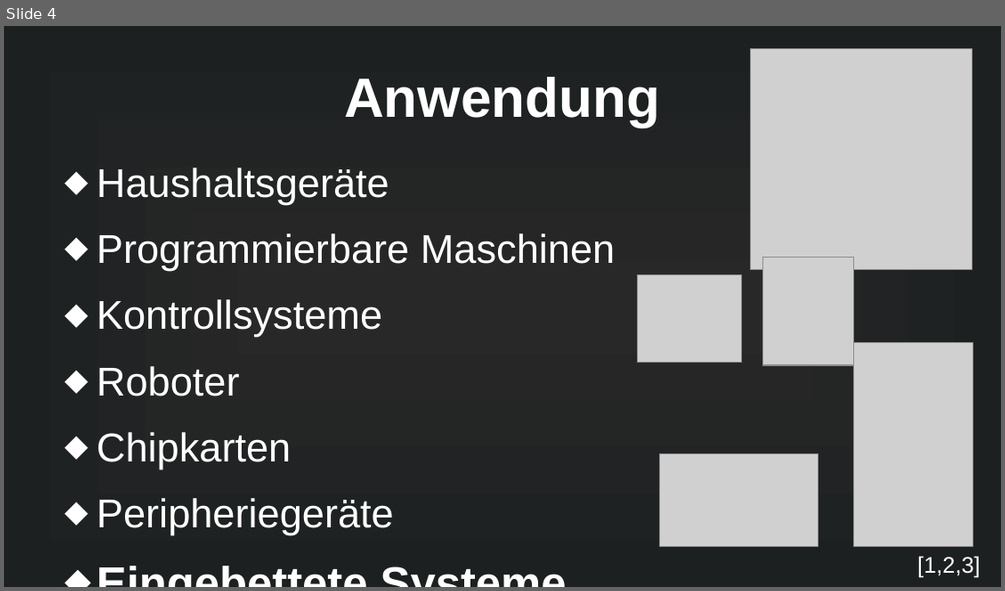
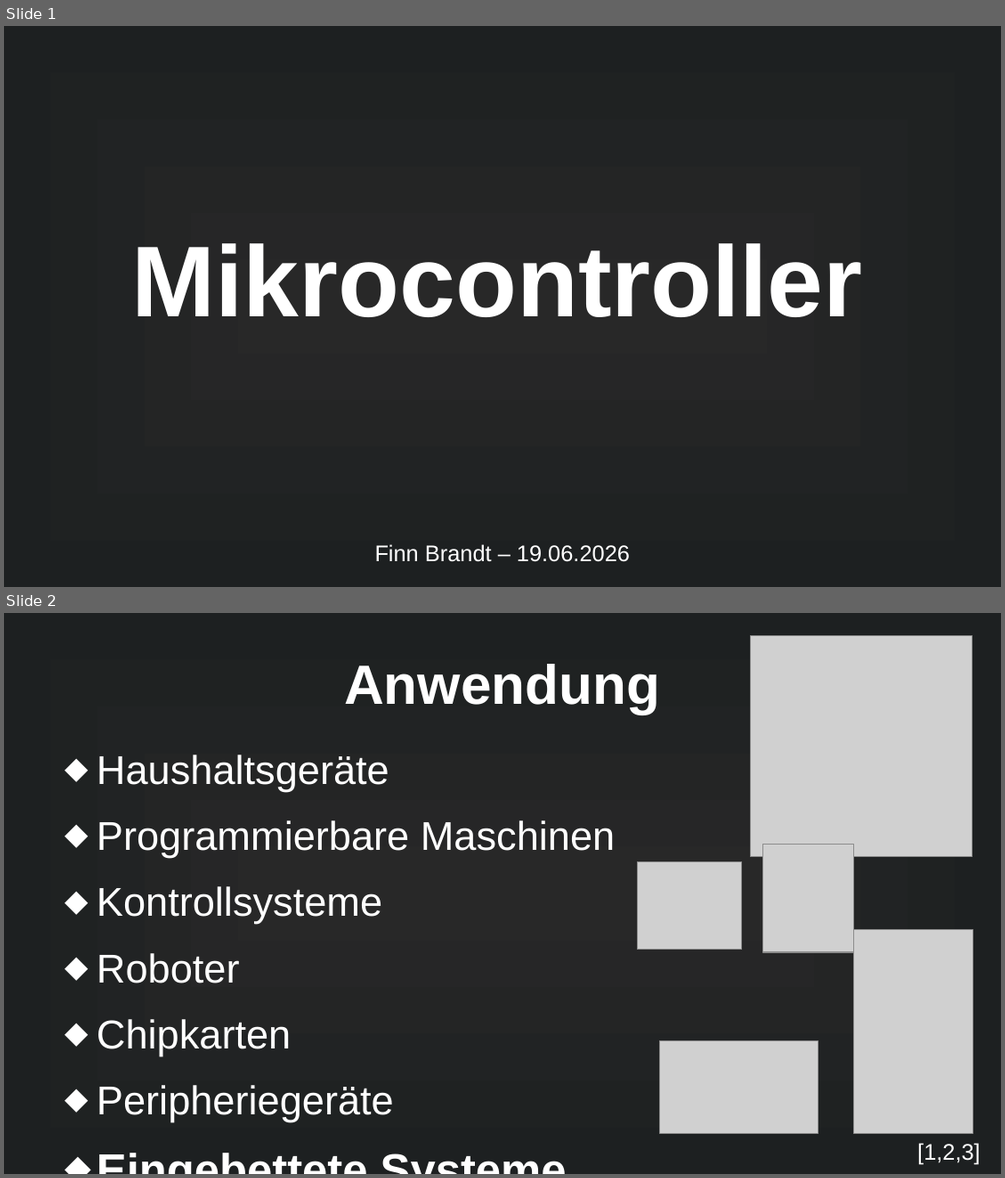
Before and after one commit to MuffinKran24/IMP_GFS, a slide deck: Mikrocontroller_GFS.pptx. Shown one above the other, each under a label of ours: slide 4 before the commit, slides 1 and 2 after it. The pictures are 1005x591 and 1005x1178 pixels, drawn with LibreOffice and Linux fonts; fonts in the diff are those of the drawing; grey boxes stand for pictures. Boxes give left, top, right and bottom in pixels: in the first picture for what was removed or moved away, otherwise in the second. Text is boxed around its words. In the diff, an @@ line names an element or a change of style, - is before the commit and + after.

```diff
--- a/Mikrocontroller_GFS.pptx
+++ b/Mikrocontroller_GFS.pptx
@@ slide 1 added at bbox=[4, 26, 1001, 587], background gradient #282828 to #1D2021 @@
@@ title added at bbox=[132, 243, 863, 317], 80 pt, text #FFFFFF, bold @@
+Mikrocontroller
@@ text added at bbox=[375, 544, 630, 562], 18 pt, text #FFFFFF @@
+Finn Brandt – 19.06.2026
@@ what was slide 4 is now slide 2 @@
```
Also in this commit, not shown: 3 slides changed, 7 other slides added, 3 slides removed, 4 other files.
